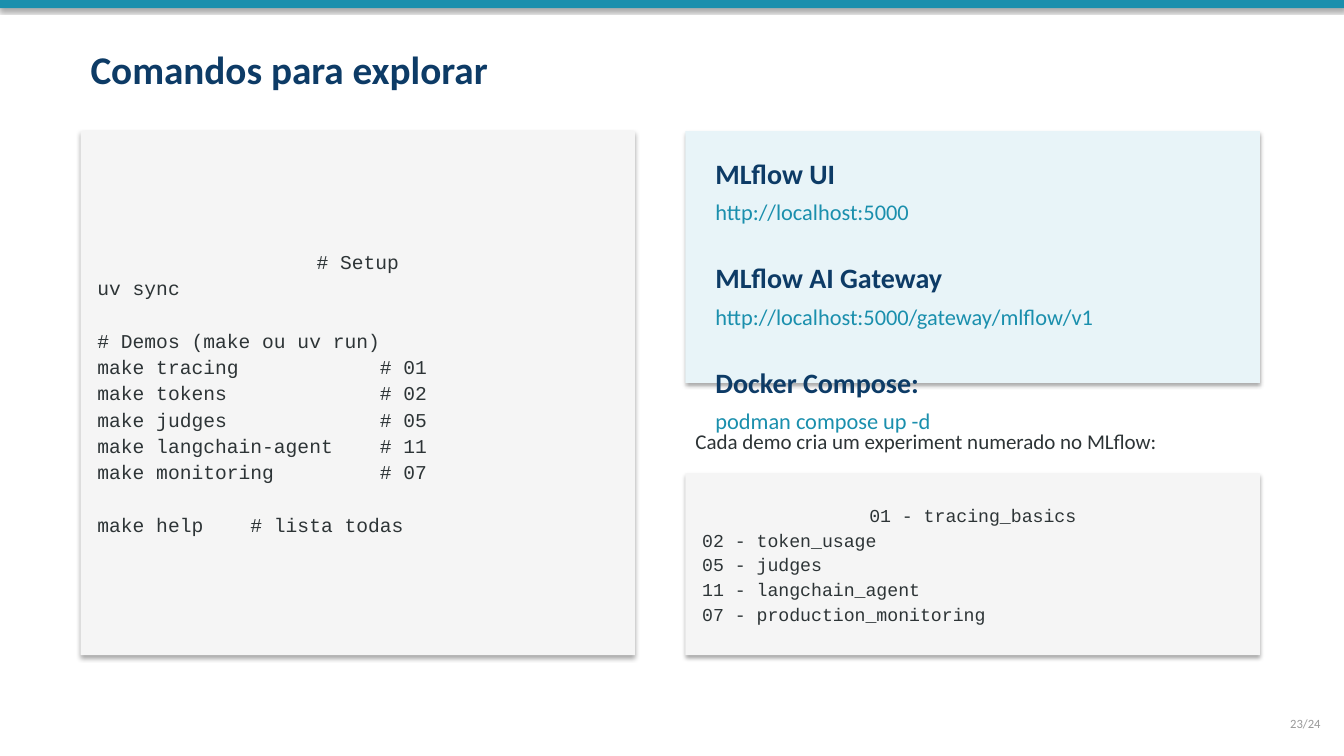
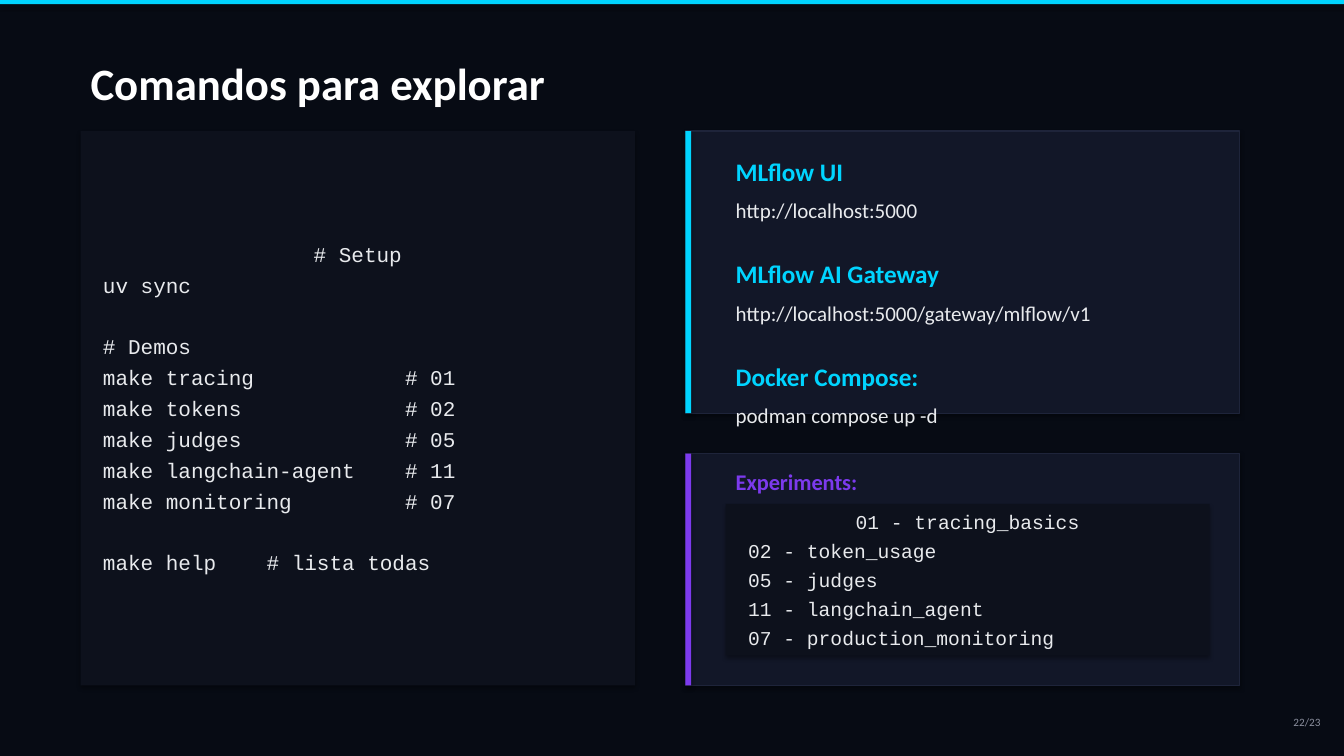
Before and after one commit to marcos2872/ia-observability, a slide deck: slide 22 of docs/workshop-observabilidade-ia.pptx (slide 23 before the commit). Drawn at 1344x756 pixels with LibreOffice and Linux fonts; fonts in the diff are those of the drawing. Boxes give left, top, right and bottom in pixels: in the first picture for what was removed or moved away, otherwise in the second. Text is boxed around its words. In the diff, an @@ line names an element or a change of style, - is before the commit and + after.

Commit message:
feat: redesign PPTX with futuristic dark theme and cover image
- Full-bleed cover image (Gemini_Generated_Image) with dark overlay
- Neon cyber palette: cyan, purple, mint, pink on deep navy bg
- Dark cards with left accent bars (glassmorphism-inspired)
- Section slides with large numbers and decorative lines
- 23 slides total (roteiro slide removed)
- All content slides: dark background, code blocks in monospace,
  tables with alternating dark rows, numbered steps
- Script refactored with helpers: _card, _section_number, _alpha (XML transparency)

```diff
--- a/docs/workshop-observabilidade-ia.pptx
+++ b/docs/workshop-observabilidade-ia.pptx
@@ background #FFFFFF to #070B14 @@
@@ rectangle: place and size @@
-rectangle at bbox=[0, 0, 1344, 8]
+rectangle at bbox=[0, 0, 1344, 4]
@@ rectangle at bbox=[0, 0, 1344, 4]: fill #1A8FAD to #00D4FF @@
@@ text "Comandos para explorar": place and size @@
-text "Comandos para explorar" at bbox=[91, 56, 488, 90]
+text "Comandos para explorar" at bbox=[91, 68, 544, 107]
@@ text "Comandos para explorar" at bbox=[91, 68, 544, 107]: size 28 to 32 pt, text colour #0D3B66 to #FFFFFF @@
@@ rectangle "# Setup": place and size @@
-rectangle "# Setup" at bbox=[81, 131, 635, 655]
+rectangle "# Setup" at bbox=[81, 131, 635, 686]
@@ rectangle "# Setup" at bbox=[81, 131, 635, 686]: fill #F5F5F5 to #0D111C @@
@@ rectangle: place and size @@
-rectangle at bbox=[686, 131, 1260, 383]
+rectangle at bbox=[686, 131, 1240, 413]
@@ rectangle at bbox=[686, 131, 1240, 413]: fill #E8F4F8 to #121728; outline none to #1E243A 1 pt @@
@@ rectangle added at bbox=[686, 131, 692, 413], fill #00D4FF @@
@@ text "MLflow UI": place and size @@
-text "MLflow UI" at bbox=[715, 164, 1092, 436]
+text "MLflow UI" at bbox=[736, 163, 1091, 427]
@@ text "MLflow UI" at bbox=[736, 163, 1091, 427]: size 20 to 18 pt, text colour #0D3B66 to #00D4FF in "MLflow UI", "MLflow AI Gateway", "Docker Compose:"; size 16 to 15 pt, text colour #1A8FAD to #E8EAED in "http://localhost:5000", "http://localhost:5000/gateway/mlflow/v1", "podman compose up -d"; more space between paragraphs; less space between paragraphs @@
@@ text in rectangle at bbox=[103, 248, 430, 575]: size 14 to 15 pt, text colour #2D3436 to #E8EAED; more space between paragraphs @@
@@ text in rectangle at bbox=[128, 340, 191, 355]: text changed; size 14 to 15 pt; text colour #2D3436 to #E8EAED @@
-# Demos (make ou uv run)
+# Demos
@@ text removed at bbox=[695, 431, 1156, 453] @@
-Cada demo cria um experiment numerado no MLflow:
@@ rectangle added at bbox=[686, 454, 1240, 686], fill #121728, outline #1E243A 1 pt @@
@@ rectangle added at bbox=[686, 454, 692, 686], fill #7C3AED @@
@@ text added at bbox=[736, 474, 858, 494], 16 pt, text #7C3AED, bold @@
+Experiments:
@@ rectangle "01 - tracing_basics": place and size @@
-rectangle "01 - tracing_basics" at bbox=[686, 474, 1260, 655]
+rectangle "01 - tracing_basics" at bbox=[726, 504, 1210, 655]
@@ rectangle "01 - tracing_basics" at bbox=[726, 504, 1210, 655]: size 13 to 14 pt, text colour #2D3436 to #E8EAED; more space between paragraphs; fill #F5F5F5 to #0D111C @@
@@ text at bbox=[1293, 718, 1320, 726]: text changed; size 9 to 8 pt; text colour #999999 to #8B8F9E @@
-23/24
+22/23
```
Also in this commit, not shown: 20 other slides changed, 2 slides added, 3 slides removed, 1 other file.
